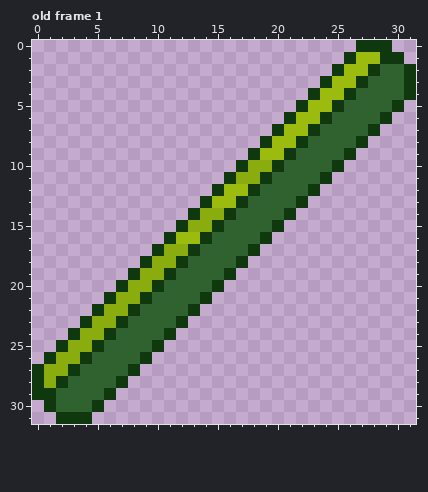
One commit to this pixel-art file: Assets/Sprites/GameObjects/mirror.aseprite. Above: the version before the commit.
32x32 pixels, 1 frame. Shown: old frame 1. The commit also changed other frames, which this record leaves out.
After the commit:
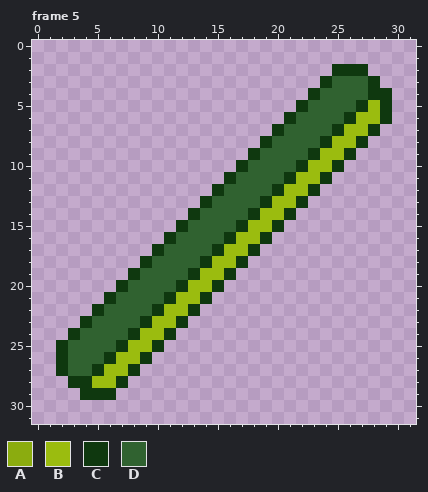
Palette (. is transparent): A #8bac0f  B #9bbc0f  C #0f380f  D #306230
A new or re-ordered frame is compared with the old frame closest to it.
Change:
frames 1 -> 8
--- frame 5 is new; against old frame 1
@@ x 0..31 @@
- 0 ...........................CCC..
- 1 ..........................CBBCC.
- 2 .........................CBBCDDC
- 3 ........................CBBCDDDC
- 4 .......................CBBCDDDDC
- 5 ......................CBBCDDDDC.
- 6 .....................CBBCDDDDC..
- 7 ....................CBBCDDDDC...
- 8 ...................CBBCDDDDC....
- 9 ..................CBBCDDDDC.....
-10 .................CAACDDDDC......
-11 ................CAACDDDDC.......
-12 ...............CBBCDDDDC........
-13 ..............CBBCDDDDC.........
-14 .............CAACDDDDC..........
-15 ............CAACDDDDC...........
-16 ...........CBBCDDDDC............
-17 ..........CAACDDDDC.............
-18 .........CAACDDDDC..............
-19 ........CAACDDDDC...............
-20 .......CAACDDDDC................
-21 ......CAACDDDDC.................
-22 .....CAACDDDDC..................
-23 ....CAACDDDDC...................
-24 ...CAACDDDDC....................
-25 ..CAACDDDDC.....................
-26 .CAACDDDDC......................
-27 CAACDDDDC.......................
-28 CACDDDDC........................
-29 CCDDDDC.........................
-30 .CDDDC..........................
-31 ..CCC...........................
+ 0 ................................
+ 1 ................................
+ 2 .........................CCC....
+ 3 ........................CDDDC...
+ 4 .......................CDDDDCC..
+ 5 ......................CDDDDCBC..
+ 6 .....................CDDDDCBBC..
+ 7 ....................CDDDDCBBC...
+ 8 ...................CDDDDCBBC....
+ 9 ..................CDDDDCBBC.....
+10 .................CDDDDCBBC......
+11 ................CDDDDCBBC.......
+12 ...............CDDDDCBBC........
+13 ..............CDDDDCBBC.........
+14 .............CDDDDCBBC..........
+15 ............CDDDDCBBC...........
+16 ...........CDDDDCBBC............
+17 ..........CDDDDCBBC.............
+18 .........CDDDDCBBC..............
+19 ........CDDDDCBBC...............
+20 .......CDDDDCBBC................
+21 ......CDDDDCBBC.................
+22 .....CDDDDCBBC..................
+23 ....CDDDDCBBC...................
+24 ...CDDDDCBBC....................
+25 ..CDDDDCBBC.....................
+26 ..CDDDCBBC......................
+27 ..CDDCBBC.......................
+28 ...CCBBC........................
+29 ....CCC.........................
+30 ................................
+31 ................................
